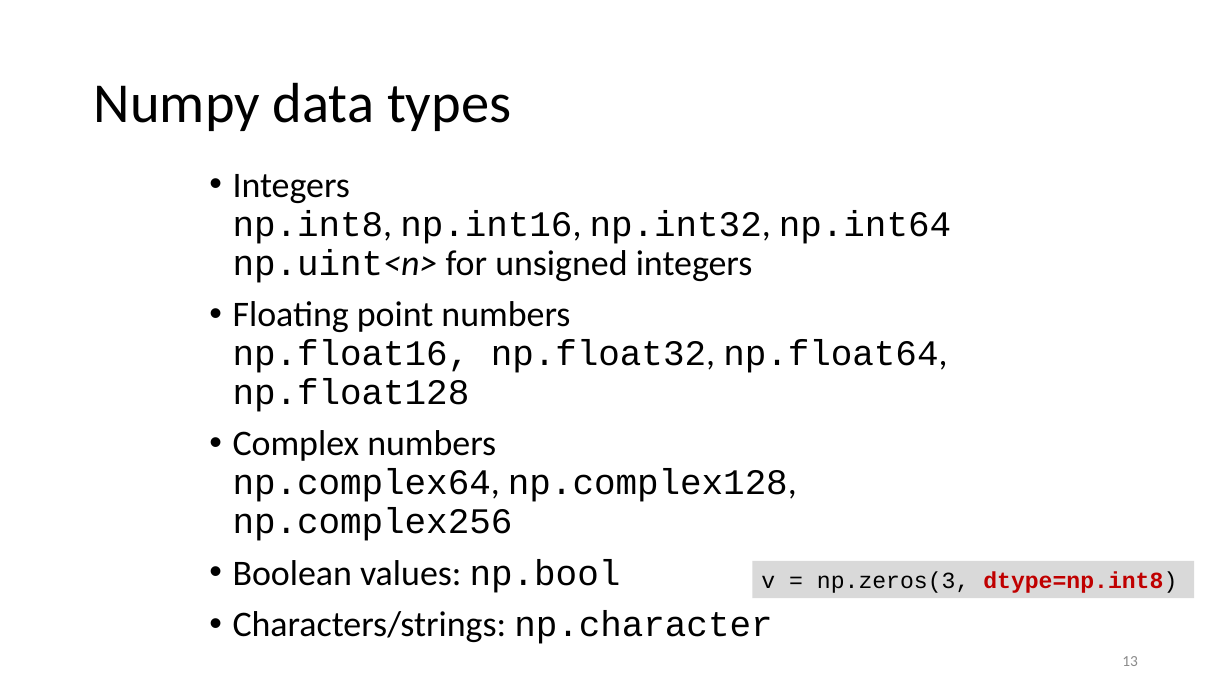
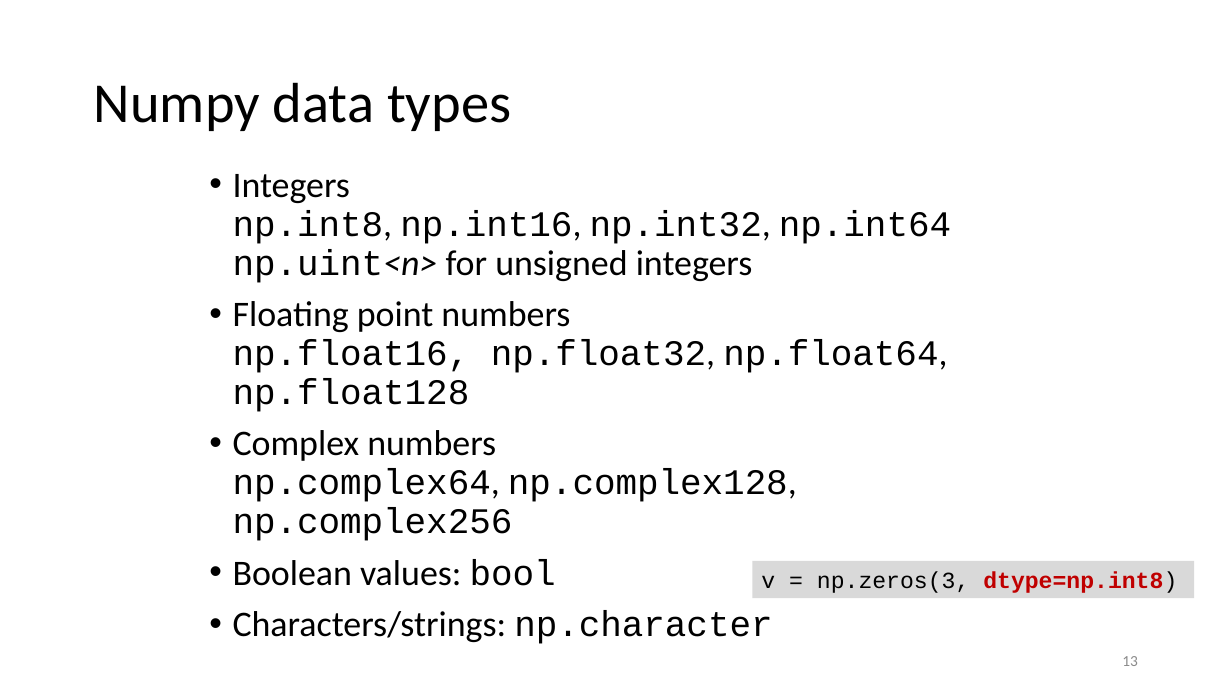
Before and after one commit to gjbex/Scientific-Python, a slide deck: slide 13 of scientific_python.pptx. Drawn at 1232x693 pixels with LibreOffice and Linux fonts; fonts in the diff are those of the drawing. Boxes give left, top, right and bottom in pixels: in the first picture for what was removed or moved away, otherwise in the second. Text is boxed around its words. In the diff, an @@ line names an element or a change of style, - is before the commit and + after.

Commit message:
Replace np.bool by bool

```diff
--- a/scientific_python.pptx
+++ b/scientific_python.pptx
@@ text at [233,559,556,586]: text changed @@
-• Boolean values: np.bool
+• Boolean values: bool
```
